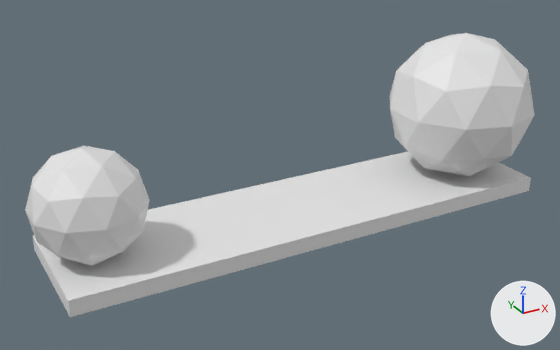
Two versions of the glTF model public/models/plankR.glb, one commit apart.
The view is the same before and after, from a camera (50 mm lens) standing at (-1.42, -2.41, 1.39) and looking at (-0.1, 0.0, 0.18). The lights are fixed; the arrows at lower right show +X, +Y and +Z. Where no turn or scale is listed for an object, it has been applied to the vertices.

The scene before the commit, as lines of its bpy script (objects in view):
```python
me_cube_002 = bpy.data.meshes.new('Cube.002')
me_cube_002.from_pydata(...)  # a box spanning x -1.0..1.0, y -0.25..0.25, z -0.03..0.03
me_icosphere = bpy.data.meshes.new('Icosphere')
me_icosphere.from_pydata(...)  # an icosphere of 80 faces spanning x -0.197..0.197, y -0.208..0.208, z -0.208..0.208
me_icosphere_001 = bpy.data.meshes.new('Icosphere.001')
me_icosphere_001.from_pydata(...)  # an icosphere of 80 faces spanning x -0.296..0.296, y -0.311..0.311, z -0.311..0.311
ob_cube_001 = bpy.data.objects.new('Cube.001', me_cube_002)
ob_cube_001.location = (0.0, 0.0, 0.0)
ob_icosphere = bpy.data.objects.new('Icosphere', me_icosphere)
ob_icosphere.location = (-0.843, 0.0, 0.226)
ob_icosphere_001 = bpy.data.objects.new('Icosphere.001', me_icosphere_001)
ob_icosphere_001.location = (0.783, 0.0, 0.323)
```
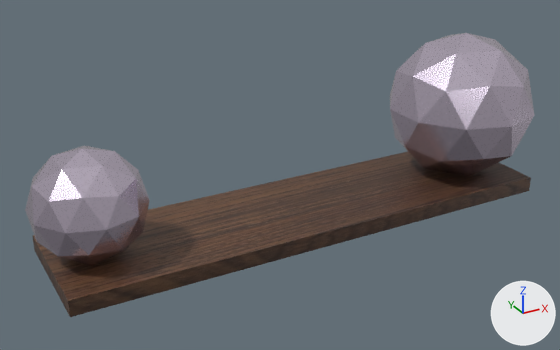
Boxes [x1, y1, x2, y2] around the edits, measured in the pictures (560 x 350 px):
'Cube.001', recoloured (white to brown): [33, 152, 531, 317] in both
'Icosphere.001', recoloured (white to grey): [390, 33, 534, 176] in both
'Icosphere', recoloured (white to grey): [25, 145, 150, 266] in both

Diff of the bpy script that builds the scene:
```diff
--- a/public/models/plankR.glb.py
+++ b/public/models/plankR.glb.py
@@ img_pf_s125_ake7011_kuj8hbm1 @@
+img_pf_s125_ake7011_kuj8hbm1 = load_image('pf-s125-ake7011-kuj8hbm1', '_unpacked/pf-s125-ake7011-kuj8hbm1', 800, 533, 'sRGB')
@@ mat_material_002 @@
+mat_material_002 = principled_material('Material.002')
+mat_material_002.base_color = (0.751, 0.661, 0.8)  # white #e1d4e7
+mat_material_002.metallic = 1.0
+mat_material_002.roughness = 0.201
@@ mat_material_003 @@
+mat_material_003 = principled_material('Material.003')
+mat_material_003.texture = img_pf_s125_ake7011_kuj8hbm1
@@ me_cube_002 @@
 me_cube_002.from_pydata(...)  # 8 vertices, 12 faces; spans x -1.0..1.0, y -0.25..0.25, z -0.03..0.03
+me_cube_002.materials.append(mat_material_003)  # picture img_pf_s125_ake7011_kuj8hbm1
@@ me_icosphere @@
 me_icosphere.from_pydata(...)  # 42 vertices, 80 faces; spans x -0.197..0.197, y -0.208..0.208, z -0.208..0.208
+me_icosphere.materials.append(mat_material_002)  # white #e1d4e7
@@ me_icosphere_001 @@
 me_icosphere_001.from_pydata(...)  # 42 vertices, 80 faces; spans x -0.296..0.296, y -0.311..0.311, z -0.311..0.311
+me_icosphere_001.materials.append(mat_material_002)  # white #e1d4e7
```
